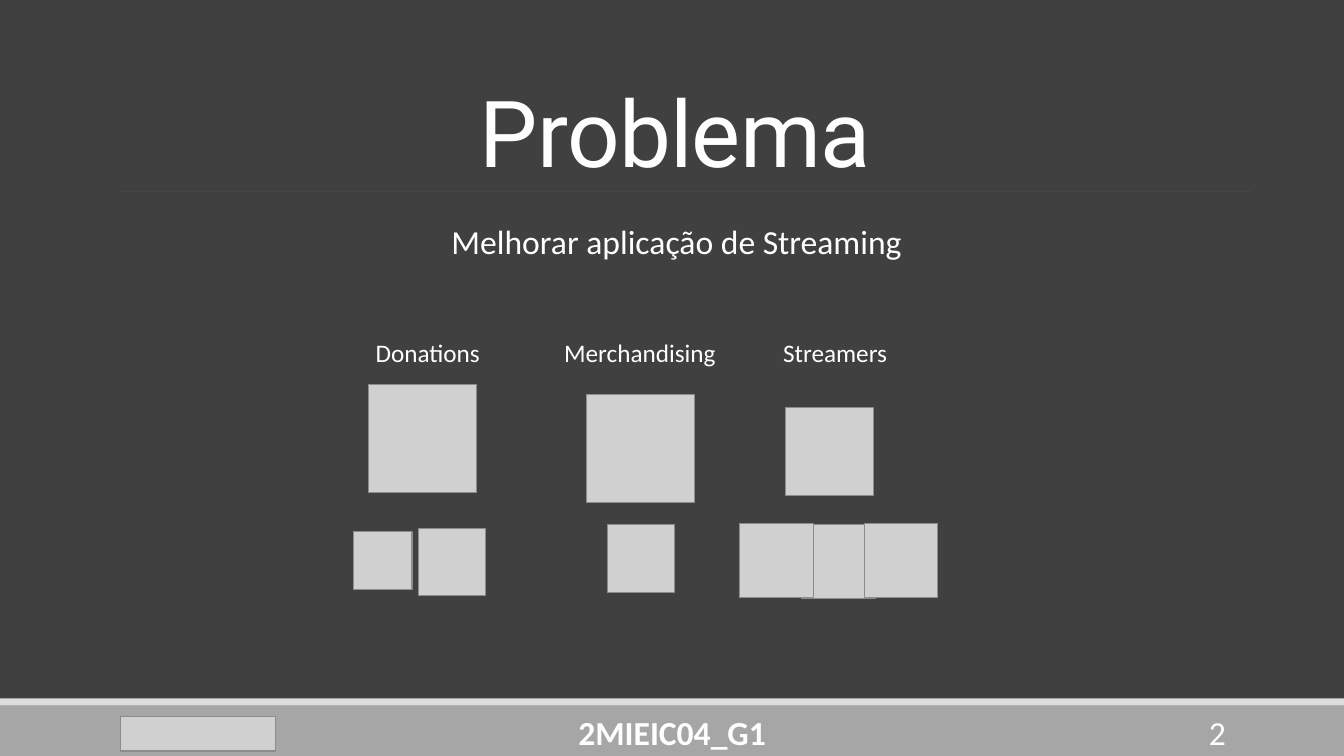
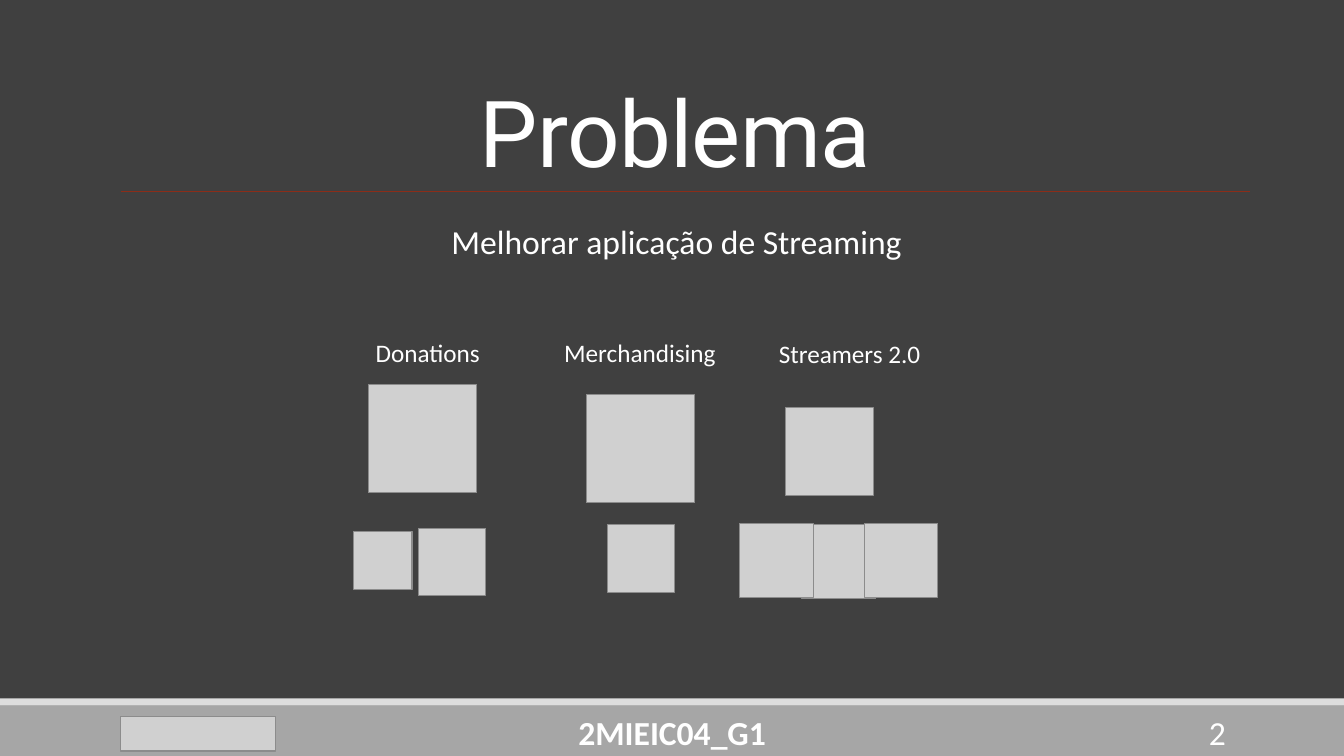
Before and after one commit to DoStini/FEUP-AEDA-proj, a slide deck: slide 2 of StreamZ__P2.pptx. Drawn at 1344x756 pixels with LibreOffice and Linux fonts; fonts in the diff are those of the drawing; grey boxes stand for pictures. Boxes give left, top, right and bottom in pixels: in the first picture for what was removed or moved away, otherwise in the second. Text is boxed around its words. In the diff, an @@ line names an element or a change of style, - is before the commit and + after.

Commit message:
pp changes

```diff
--- a/StreamZ__P2.pptx
+++ b/StreamZ__P2.pptx
@@ text at bbox=[779, 346, 920, 363]: text changed @@
-Streamers
+Streamers 2.0
```
